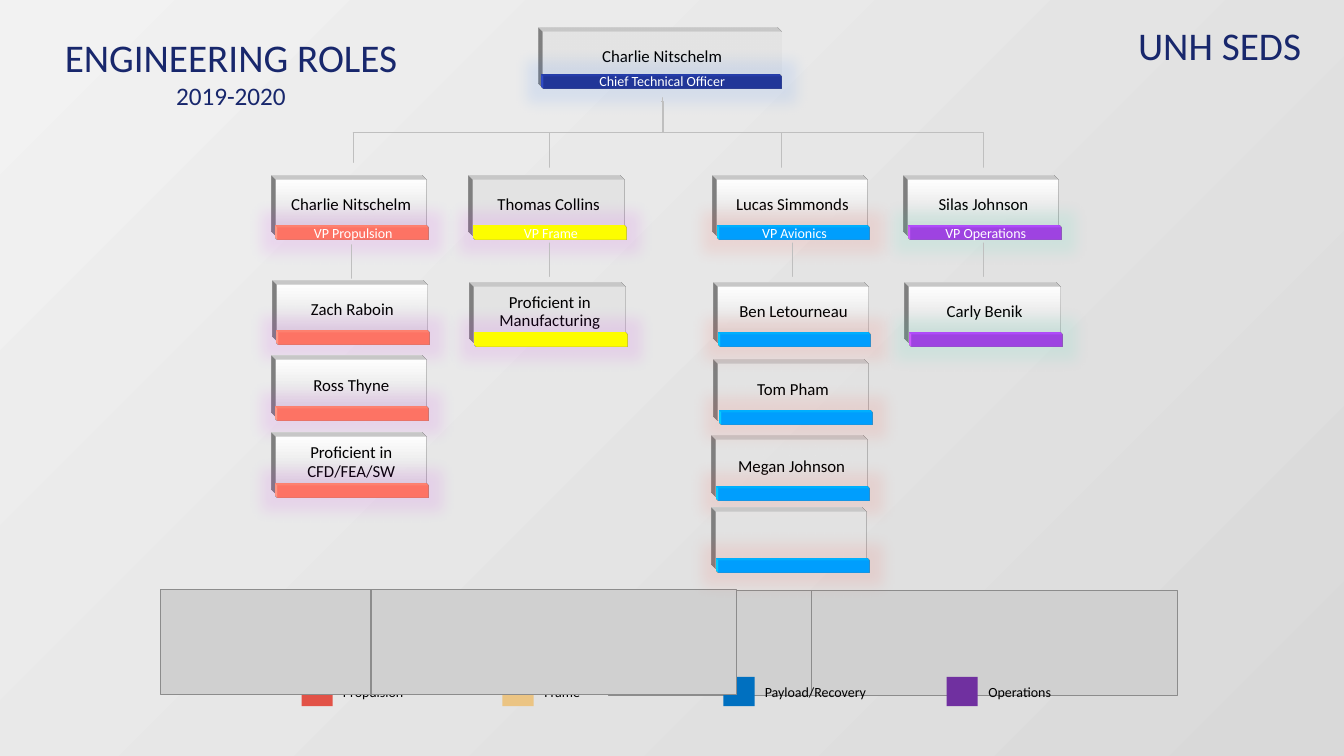
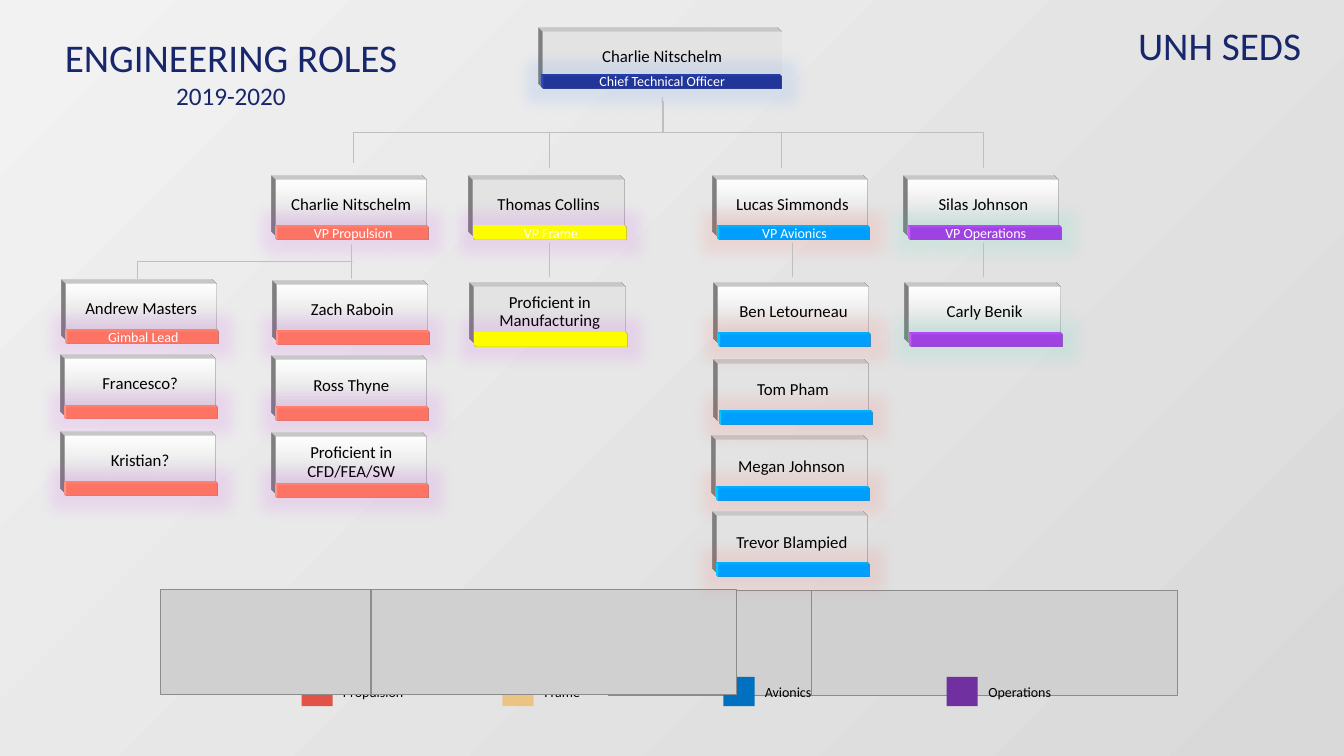
Before and after one commit to Maeswoon/UNHSEDS, a slide deck: slide 1 of Engineering/2019-2020/Engineering Management/Engineering Organization Chart.pptx. Drawn at 1344x756 pixels with LibreOffice and Linux fonts; fonts in the diff are those of the drawing; grey boxes stand for pictures; background and template pictures are left out. Boxes give left, top, right and bottom in pixels: in the first picture for what was removed or moved away, otherwise in the second. Text is boxed around its words. In the diff, an @@ line names an element or a change of style, - is before the commit and + after.

```diff
--- a/Engineering/2019-2020/Engineering Management/Engineering Organization Chart.pptx
+++ b/Engineering/2019-2020/Engineering Management/Engineering Organization Chart.pptx
@@ elbow line added from (353, 261) to (137, 278), #BFBFBF 0.25 pt @@
@@ rectangle added at bbox=[66, 283, 217, 340], fill gradient #FFFFFF to #D9D9D9, outline #D9D9D9 0.25 pt, 12 pt, text #000000 @@
+Andrew Masters
@@ rectangle added at bbox=[65, 359, 216, 415], fill gradient #FFFFFF to #D9D9D9, outline #D9D9D9 0.25 pt, 12 pt, text #000000 @@
+Francesco?
@@ rectangle added at bbox=[68, 332, 219, 344], fill #E25247, 10 pt, text #FFFFFF @@
+Gimbal Lead
@@ rectangle added at bbox=[67, 407, 218, 419], fill #E25247 @@
@@ rectangle added at bbox=[65, 436, 216, 492], fill gradient #FFFFFF to #D9D9D9, outline #D9D9D9 0.25 pt, 12 pt, text #000000 @@
+Kristian?
@@ rectangle added at bbox=[67, 484, 218, 496], fill #E25247 @@
@@ rectangle removed at bbox=[716, 512, 867, 569] @@
@@ rectangle added at bbox=[717, 516, 868, 573], fill #FFFFFF, outline #D9D9D9 0.25 pt, 12 pt, text #000000 @@
+Trevor Blampied
@@ rectangle: place and size @@
-rectangle at bbox=[719, 561, 870, 573]
+rectangle at bbox=[719, 565, 870, 577]
@@ text at bbox=[765, 685, 812, 697]: text changed @@
-Payload/Recovery
+Avionics
```
